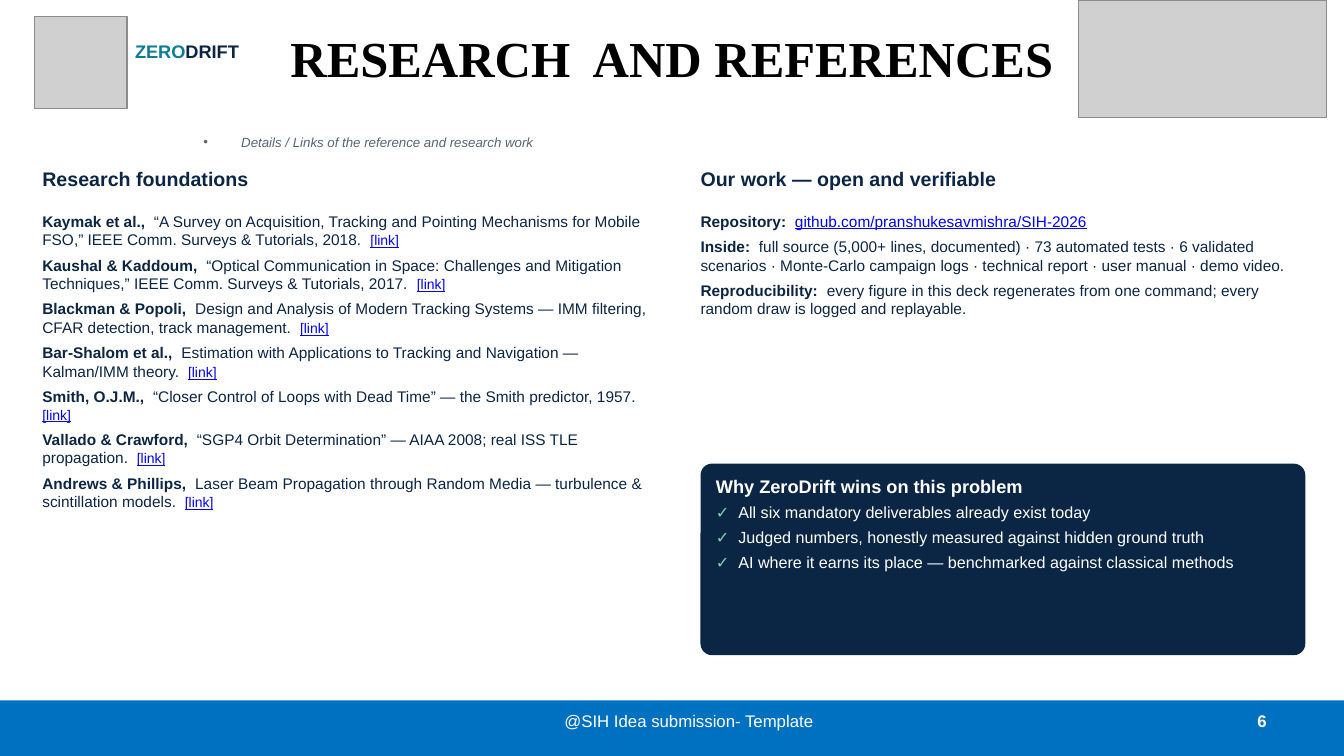
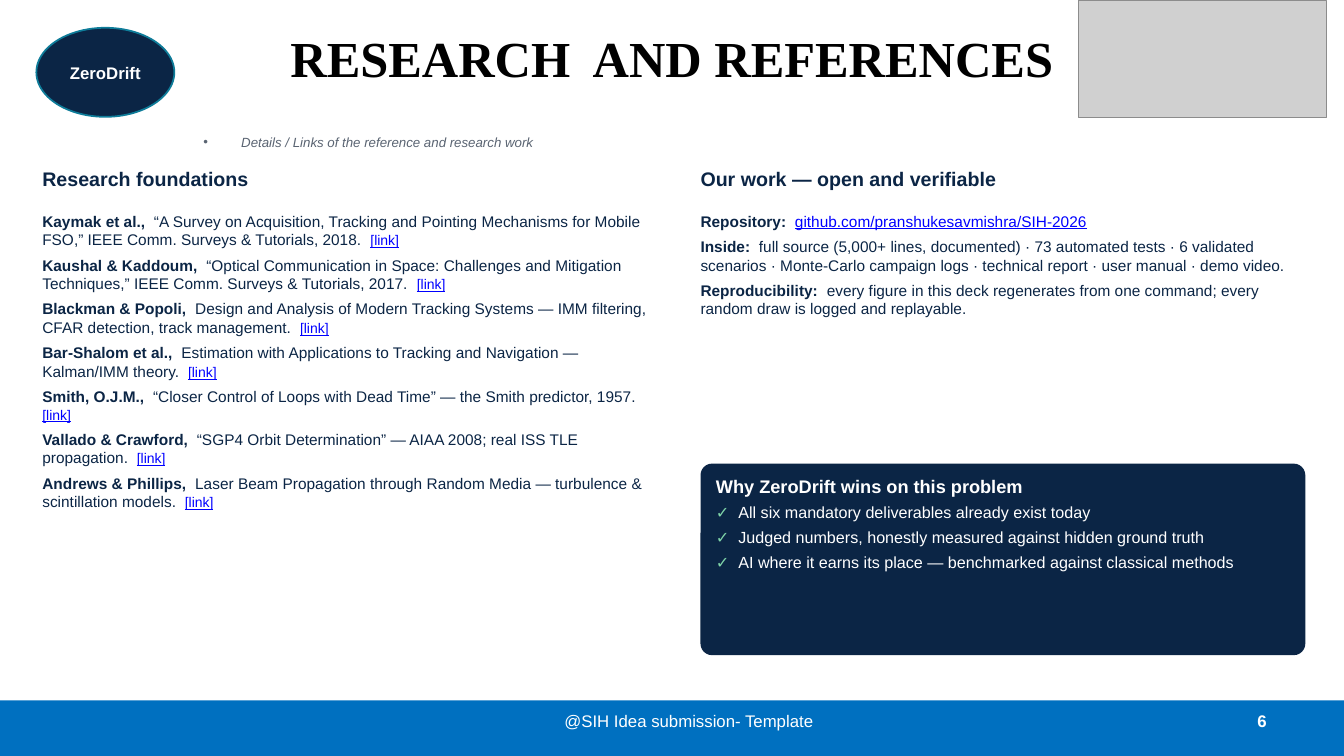
Before and after one commit to pranshukesavmishra/SIH2026, a slide deck: slide 6 of docs/submission/ZeroDrift_SIH26169.pptx. Drawn at 1344x756 pixels with LibreOffice and Linux fonts; fonts in the diff are those of the drawing; grey boxes stand for pictures. Boxes give left, top, right and bottom in pixels: in the first picture for what was removed or moved away, otherwise in the second. Text is boxed around its words. In the diff, an @@ line names an element or a change of style, - is before the commit and + after.

```diff
--- a/docs/submission/ZeroDrift_SIH26169.pptx
+++ b/docs/submission/ZeroDrift_SIH26169.pptx
@@ picture removed at box(34, 16, 127, 109) @@
@@ ellipse added at box(36, 28, 174, 117), fill #0B2545, outline #0E7C99 1.25 pt, 12 pt, text #FFFFFF, bold @@
+ZeroDrift
@@ text removed at box(135, 45, 239, 58) @@
-ZERODRIFT
```
Also in this commit, not shown: 4 other slides changed, 2 other files.
